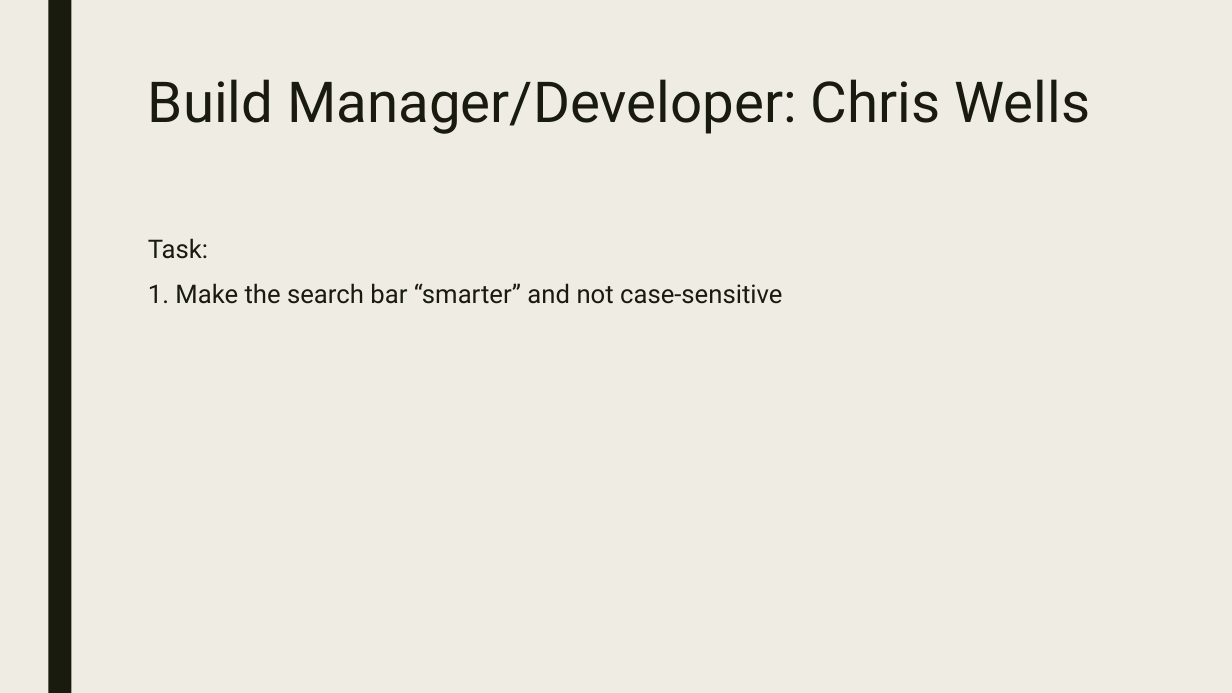
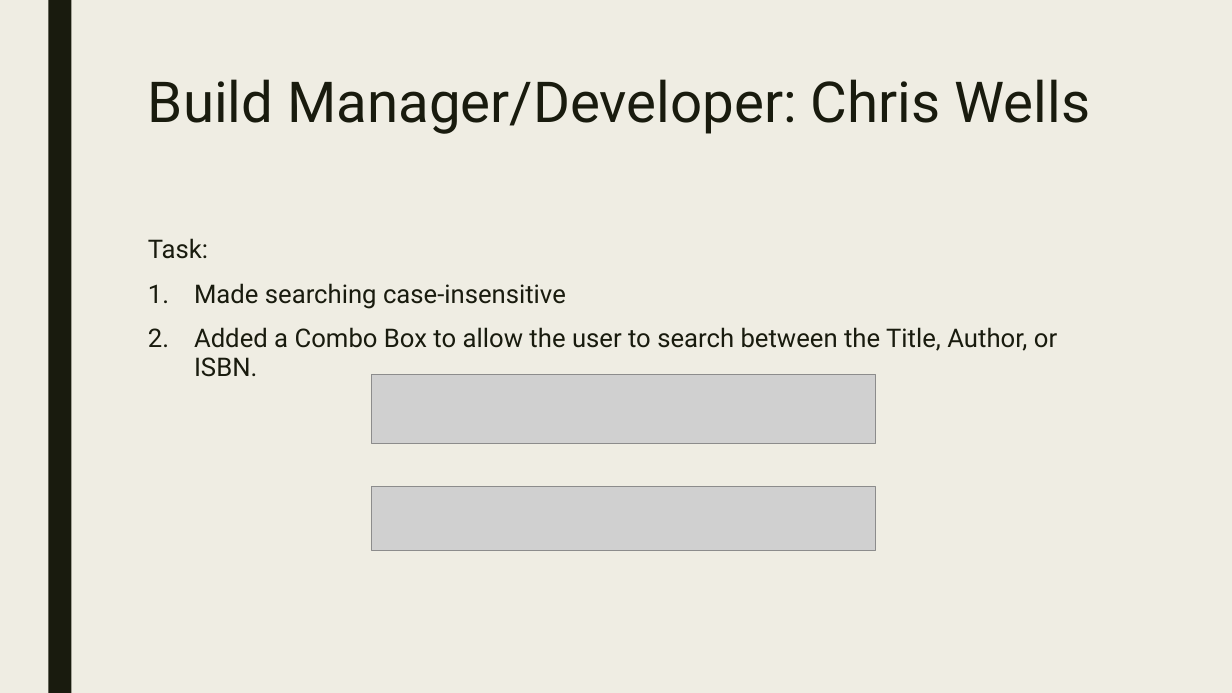
Before and after one commit to Jake25k/CSC439, a slide deck: slide 10 of PowerPoint Slides/csc439_sprint2_final.pptx. Drawn at 1232x693 pixels with LibreOffice and Linux fonts; fonts in the diff are those of the drawing; grey boxes stand for pictures. Boxes give left, top, right and bottom in pixels: in the first picture for what was removed or moved away, otherwise in the second. Text is boxed around its words. In the diff, an @@ line names an element or a change of style, - is before the commit and + after.

Commit message:
Update csc439_sprint2_final.pptx
Powerpoint slide for Chris Wells (Sprint 2)

```diff
--- a/PowerPoint Slides/csc439_sprint2_final.pptx
+++ b/PowerPoint Slides/csc439_sprint2_final.pptx
@@ text at [194, 283, 1057, 377]: text changed @@
-1. Make the search bar “smarter” and not case-sensitive
+1. Made searching case-insensitive
+2. Added a Combo Box to allow the user to search between the Title, Author, or ISBN.
@@ picture added at [372, 374, 876, 444] @@
@@ picture added at [372, 487, 876, 551] @@
```
